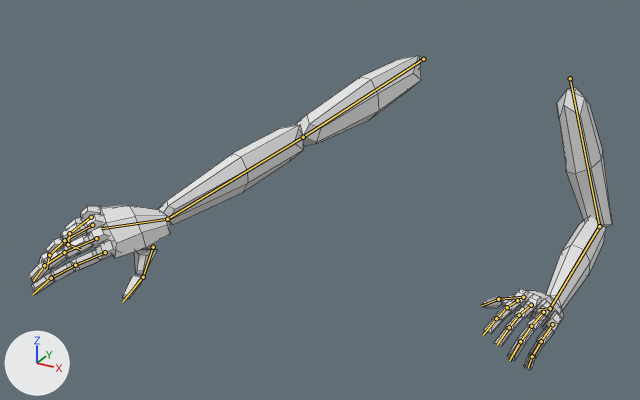
One commit to the FBX model Assets/Models/egoArms.fbx: the scene before it, then after it.
Before and after are seen from a camera (50 mm lens) standing at (1.28, -3.83, 1.16) and looking at (-0.4, -0.77, -0.37). The lights are fixed; the arrows at lower left show +X, +Y and +Z. Both versions are drawn at frame 14 of the action 'Arch-CastReveal'; the numbers are the values there. The bones that bend it are drawn over the model as lines. Mesh edges are drawn as thin lines.

Names of what the first picture shows: 'Hand-LowPoly'.
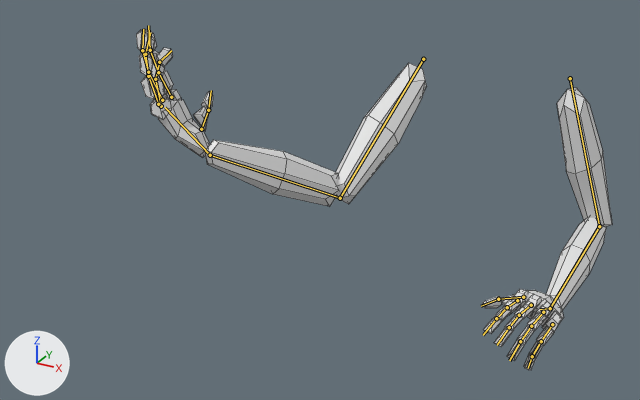
Commit message: feat(egoArms): Made animations for repress a bit snappier. Re-keying for reveal animations likely will not happen until post-alpha

Diff of the bpy script that builds the scene:
```diff
--- a/Assets/Models/egoArms.fbx.py
+++ b/Assets/Models/egoArms.fbx.py
@@ bone_def_arm_upper_r @@
 bone_def_arm_upper_r = bpy.data.objects['ArmRig'].pose.bones['DEF-arm-upper.R']
-bone_def_arm_upper_r.rotation_quaternion = (0.687, 0.478, 0.369, 0.405)  # degrees (74, 7, 66)
-bone_def_arm_upper_r.scale = (1.0, 1.0, 1.0)
+bone_def_arm_upper_r.rotation_quaternion = (0.615, 0.169, 0.437, 0.635)  # degrees (54, 19, 101)
+bone_def_arm_upper_r.scale = (1.0, 0.95, 1.0)
@@ bone_def_arm_lower_r @@
 bone_def_arm_lower_r = bpy.data.objects['ArmRig'].pose.bones['DEF-arm-lower.R']  # child of 'DEF-arm-upper.R'
-bone_def_arm_lower_r.rotation_quaternion = (1.0, 0.002, 0.0, 0.0)  # degrees (0, 0, 0)
-bone_def_arm_lower_r.scale = (1.0, 1.0, 1.0)
+bone_def_arm_lower_r.rotation_quaternion = (0.838, 0.545, 0.0, -0.022)  # degrees (66, 1, -2)
+bone_def_arm_lower_r.scale = (1.0, 0.95, 1.04)
@@ bone_def_hand_r @@
 bone_def_hand_r = bpy.data.objects['ArmRig'].pose.bones['DEF-hand.R']  # child of 'DEF-arm-lower.R'
-bone_def_hand_r.rotation_quaternion = (0.688, 0.02, -0.719, -0.094)  # degrees (-78, -100, 72)
-bone_def_hand_r.scale = (1.0, 1.0, 1.0)
+bone_def_hand_r.rotation_quaternion = (0.814, 0.292, 0.501, 0.021)  # degrees (57, 53, 33)
+bone_def_hand_r.scale = (1.0, 1.03, 1.02)
@@ bone_def_finger_pinkie_01_r @@
 bone_def_finger_pinkie_01_r = bpy.data.objects['ArmRig'].pose.bones['DEF-finger-pinkie-01.R']  # child of 'DEF-hand.R'
-bone_def_finger_pinkie_01_r.rotation_quaternion = (0.935, 0.0, 0.0, 0.356)  # degrees (0, 0, 42)
+bone_def_finger_pinkie_01_r.rotation_quaternion = (0.976, 0.0, 0.0, 0.219)  # degrees (0, 0, 25)
@@ bone_def_finger_pinkie_02_r @@
 bone_def_finger_pinkie_02_r = bpy.data.objects['ArmRig'].pose.bones['DEF-finger-pinkie-02.R']  # child of 'DEF-finger-pinkie-01.R'
-bone_def_finger_pinkie_02_r.rotation_quaternion = (0.935, 0.0, 0.0, 0.356)  # degrees (0, 0, 42)
+bone_def_finger_pinkie_02_r.rotation_quaternion = (0.976, 0.0, 0.0, 0.219)  # degrees (0, 0, 25)
@@ bone_def_finger_pinkie_03_r @@
 bone_def_finger_pinkie_03_r = bpy.data.objects['ArmRig'].pose.bones['DEF-finger-pinkie-03.R']  # child of 'DEF-finger-pinkie-02.R'
-bone_def_finger_pinkie_03_r.rotation_quaternion = (0.935, 0.0, 0.0, 0.356)  # degrees (0, 0, 42)
+bone_def_finger_pinkie_03_r.rotation_quaternion = (0.976, 0.0, 0.0, 0.219)  # degrees (0, 0, 25)
@@ bone_def_finger_ring_01_r @@
 bone_def_finger_ring_01_r = bpy.data.objects['ArmRig'].pose.bones['DEF-finger-ring-01.R']  # child of 'DEF-hand.R'
-bone_def_finger_ring_01_r.rotation_quaternion = (0.976, 0.0, 0.0, 0.217)  # degrees (0, 0, 25)
+bone_def_finger_ring_01_r.rotation_quaternion = (0.991, 0.0, 0.0, 0.132)  # degrees (0, 0, 15)
@@ bone_def_finger_ring_02_r @@
 bone_def_finger_ring_02_r = bpy.data.objects['ArmRig'].pose.bones['DEF-finger-ring-02.R']  # child of 'DEF-finger-ring-01.R'
-bone_def_finger_ring_02_r.rotation_quaternion = (0.976, 0.0, 0.0, 0.217)  # degrees (0, 0, 25)
+bone_def_finger_ring_02_r.rotation_quaternion = (0.991, 0.0, 0.0, 0.132)  # degrees (0, 0, 15)
@@ bone_def_finger_ring_03_r @@
 bone_def_finger_ring_03_r = bpy.data.objects['ArmRig'].pose.bones['DEF-finger-ring-03.R']  # child of 'DEF-finger-ring-02.R'
-bone_def_finger_ring_03_r.rotation_quaternion = (0.976, 0.0, 0.0, 0.217)  # degrees (0, 0, 25)
+bone_def_finger_ring_03_r.rotation_quaternion = (0.991, 0.0, 0.0, 0.132)  # degrees (0, 0, 15)
@@ bone_def_finger_middle_01_r @@
 bone_def_finger_middle_01_r = bpy.data.objects['ArmRig'].pose.bones['DEF-finger-middle-01.R']  # child of 'DEF-hand.R'
-bone_def_finger_middle_01_r.rotation_quaternion = (0.989, 0.0, 0.0, 0.145)  # degrees (0, 0, 17)
+bone_def_finger_middle_01_r.rotation_quaternion = (0.996, 0.0, 0.0, 0.088)  # degrees (0, 0, 10)
@@ bone_def_finger_middle_02_r @@
 bone_def_finger_middle_02_r = bpy.data.objects['ArmRig'].pose.bones['DEF-finger-middle-02.R']  # child of 'DEF-finger-middle-01.R'
-bone_def_finger_middle_02_r.rotation_quaternion = (0.989, 0.0, 0.0, 0.145)  # degrees (0, 0, 17)
+bone_def_finger_middle_02_r.rotation_quaternion = (0.996, 0.0, 0.0, 0.088)  # degrees (0, 0, 10)
@@ bone_def_finger_middle_03_r @@
 bone_def_finger_middle_03_r = bpy.data.objects['ArmRig'].pose.bones['DEF-finger-middle-03.R']  # child of 'DEF-finger-middle-02.R'
-bone_def_finger_middle_03_r.rotation_quaternion = (0.989, 0.0, 0.0, 0.145)  # degrees (0, 0, 17)
+bone_def_finger_middle_03_r.rotation_quaternion = (0.996, 0.0, 0.0, 0.088)  # degrees (0, 0, 10)
@@ bone_def_finger_index_01_r @@
 bone_def_finger_index_01_r = bpy.data.objects['ArmRig'].pose.bones['DEF-finger-index-01.R']  # child of 'DEF-hand.R'
-bone_def_finger_index_01_r.rotation_quaternion = (0.996, 0.0, 0.0, 0.091)  # degrees (0, 0, 10)
+bone_def_finger_index_01_r.rotation_quaternion = (0.998, 0.0, 0.0, 0.055)  # degrees (0, 0, 6)
@@ bone_def_finger_index_02_r @@
 bone_def_finger_index_02_r = bpy.data.objects['ArmRig'].pose.bones['DEF-finger-index-02.R']  # child of 'DEF-finger-index-01.R'
-bone_def_finger_index_02_r.rotation_quaternion = (0.996, 0.0, 0.0, 0.091)  # degrees (0, 0, 10)
+bone_def_finger_index_02_r.rotation_quaternion = (0.998, 0.0, 0.0, 0.055)  # degrees (0, 0, 6)
@@ bone_def_finger_thumb_01_r @@
 bone_def_finger_thumb_01_r = bpy.data.objects['ArmRig'].pose.bones['DEF-finger-thumb-01.R']  # child of 'DEF-hand.R'
-bone_def_finger_thumb_01_r.rotation_quaternion = (0.998, 0.058, -0.016, 0.004)  # degrees (7, -2, 0)
+bone_def_finger_thumb_01_r.rotation_quaternion = (0.981, 0.178, -0.072, -0.016)  # degrees (21, -8, -3)
@@ bone_def_finger_thumb_02_r @@
 bone_def_finger_thumb_02_r = bpy.data.objects['ArmRig'].pose.bones['DEF-finger-thumb-02.R']  # child of 'DEF-finger-thumb-01.R'
-bone_def_finger_thumb_02_r.rotation_quaternion = (0.998, 0.058, -0.016, 0.004)  # degrees (7, -2, 0)
+bone_def_finger_thumb_02_r.rotation_quaternion = (0.981, 0.178, -0.072, -0.016)  # degrees (21, -8, -3)
```

Pixel boxes [x1, y1, x2, y2] of what changed, in the pictures (640 x 400 px):
'Hand-LowPoly', posed (18% narrower, 9% taller)
    before: [29, 56, 612, 370]
    after: [136, 29, 612, 370]
bone 'DEF-arm-upper.R', root to tip
    before: (423, 59) to (303, 137)
    after: (423, 59) to (340, 198)
bone 'DEF-arm-lower.R', root to tip
    before: (303, 137) to (167, 219)
    after: (340, 198) to (210, 155)
bone 'DEF-hand.R', root to tip
    before: (167, 219) to (101, 228)
    after: (210, 155) to (165, 107)
bone 'DEF-finger-pinkie-01.R', root to tip
    before: (91, 217) to (69, 233)
    after: (161, 106) to (155, 79)
bone 'DEF-finger-pinkie-02.R', root to tip
    before: (69, 233) to (68, 244)
    after: (155, 79) to (159, 62)
bone 'DEF-finger-pinkie-03.R', root to tip
    before: (68, 244) to (80, 249)
    after: (159, 62) to (171, 50)
bone 'DEF-finger-ring-01.R', root to tip
    before: (92, 225) to (64, 240)
    after: (158, 104) to (148, 76)
bone 'DEF-finger-ring-02.R', root to tip
    before: (64, 240) to (49, 255)
    after: (148, 76) to (145, 54)
bone 'DEF-finger-ring-03.R', root to tip
    before: (49, 255) to (46, 269)
    after: (145, 54) to (150, 32)
bone 'DEF-finger-middle-01.R', root to tip
    before: (96, 238) to (64, 252)
    after: (162, 100) to (148, 72)
bone 'DEF-finger-middle-02.R', root to tip
    before: (64, 252) to (44, 265)
    after: (148, 72) to (142, 50)
bone 'DEF-finger-middle-03.R', root to tip
    before: (44, 265) to (33, 280)
    after: (142, 50) to (143, 29)
bone 'DEF-finger-index-01.R', root to tip
    before: (105, 252) to (75, 265)
    after: (171, 97) to (158, 72)
bone 'DEF-finger-index-02.R', root to tip
    before: (75, 265) to (51, 278)
    after: (158, 72) to (150, 50)
bone 'DEF-finger-thumb-01.R', root to tip
    before: (153, 247) to (143, 277)
    after: (201, 129) to (208, 110)
bone 'DEF-finger-thumb-02.R', root to tip
    before: (143, 277) to (122, 302)
    after: (208, 110) to (211, 90)
